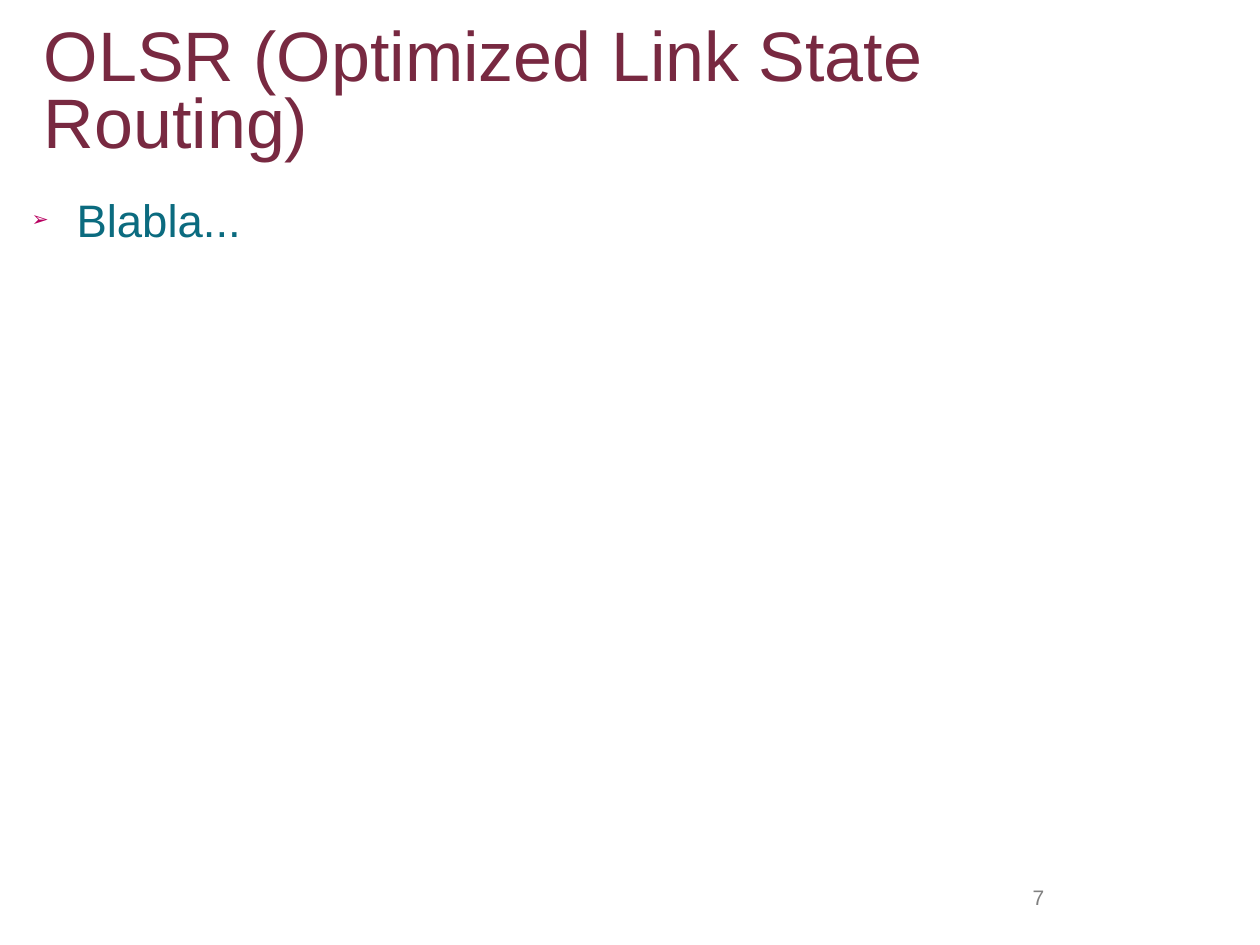
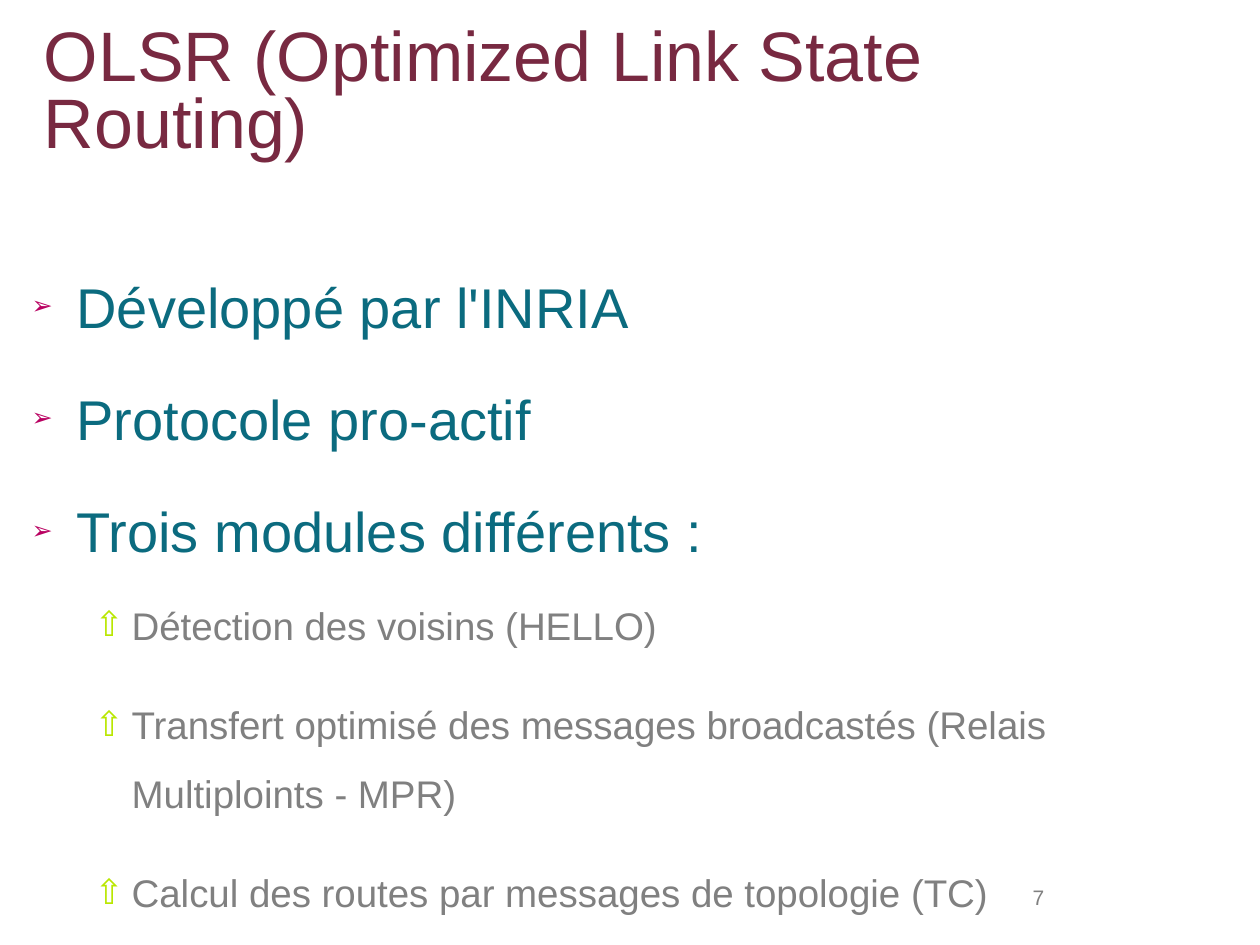
Before and after one commit to lbarbisan/adhoc, a slide deck: slide 7 of work/les_routages_adhoc.odp. Drawn at 1260x945 pixels with LibreOffice and Linux fonts; fonts in the diff are those of the drawing; background and template pictures are left out. Boxes give left, top, right and bottom in pixels: in the first picture for what was removed or moved away, otherwise in the second. Text is boxed around its words. In the diff, an @@ line names an element or a change of style, - is before the commit and + after.

Commit message:
Ajout des slides OLSR

```diff
--- a/work/les_routages_adhoc.odp
+++ b/work/les_routages_adhoc.odp
@@ text at box(77, 286, 1047, 915): text changed; size 26 to 22 pt; text colour #0B6B7F to #808080 @@
-➢ Blabla...
+➢ Développé par l'INRIA
+➢ Protocole pro-actif
+➢ Trois modules différents :
+  ⇧ Détection des voisins (HELLO)
+  ⇧ Transfert optimisé des messages broadcastés (Relais Multiploints - MPR)
+  ⇧ Calcul des routes par messages de topologie (TC)
```
Also in this commit, not shown: 15 other slides changed, 10 slides added.
